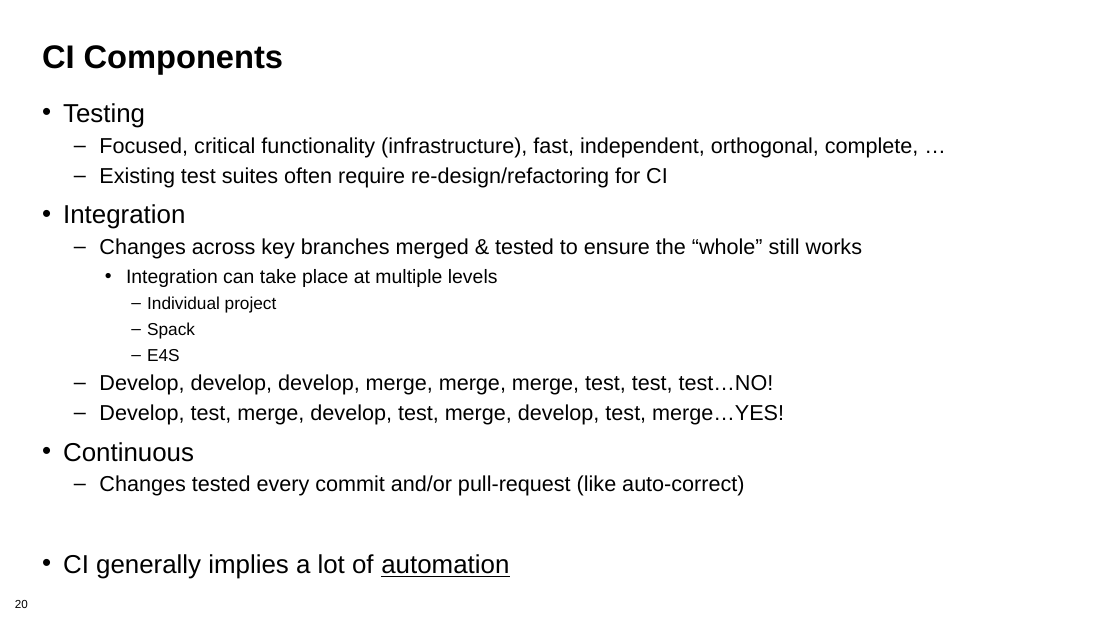
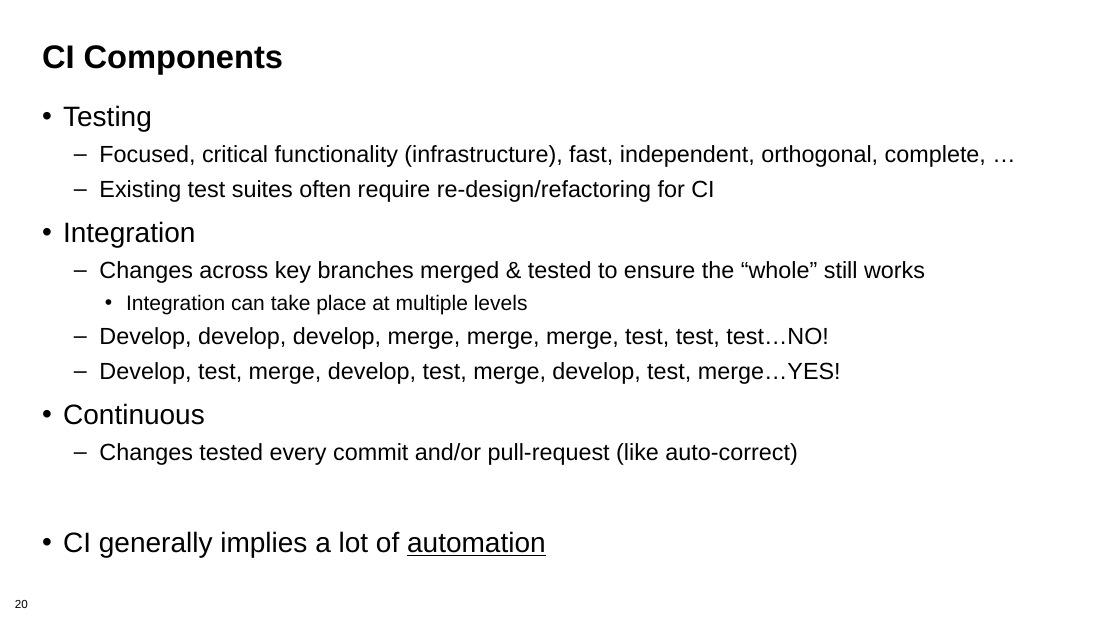
Before and after one commit to bssw-tutorial/presentations, a slide deck: slide 20 of testing.pptx. Drawn at 1120x630 pixels with LibreOffice and Linux fonts; fonts in the diff are those of the drawing. Boxes give left, top, right and bottom in pixels: in the first picture for what was removed or moved away, otherwise in the second. Text is boxed around its words. In the diff, an @@ line names an element or a change of style, - is before the commit and + after.

```diff
--- a/testing.pptx
+++ b/testing.pptx
@@ text "Testing" at bbox=[63, 105, 986, 557]: size 22.2 to 24 pt in "Testing", "Integration", "Continuous", "CI generally implies a lot of automation"; size 18.5 to 20 pt in "Focused, critical functionality (infrastructure), fast, inde ...", "Existing test suites often require re-design/refactoring for ...", "Changes across key branches merged & tested ...", "Develop, develop, develop, merge, merge, merge, test, ..." and 2 more places; size 16.6 to 18 pt in "Integration can take place at multiple levels"; line spacing 0.8 to 0.9 @@
@@ text at bbox=[147, 296, 277, 361]: paragraphs removed @@
-      – Individual project
-      – Spack
-      – E4S
```
Also in this commit, not shown: 1 other slide changed, 1 other file.
